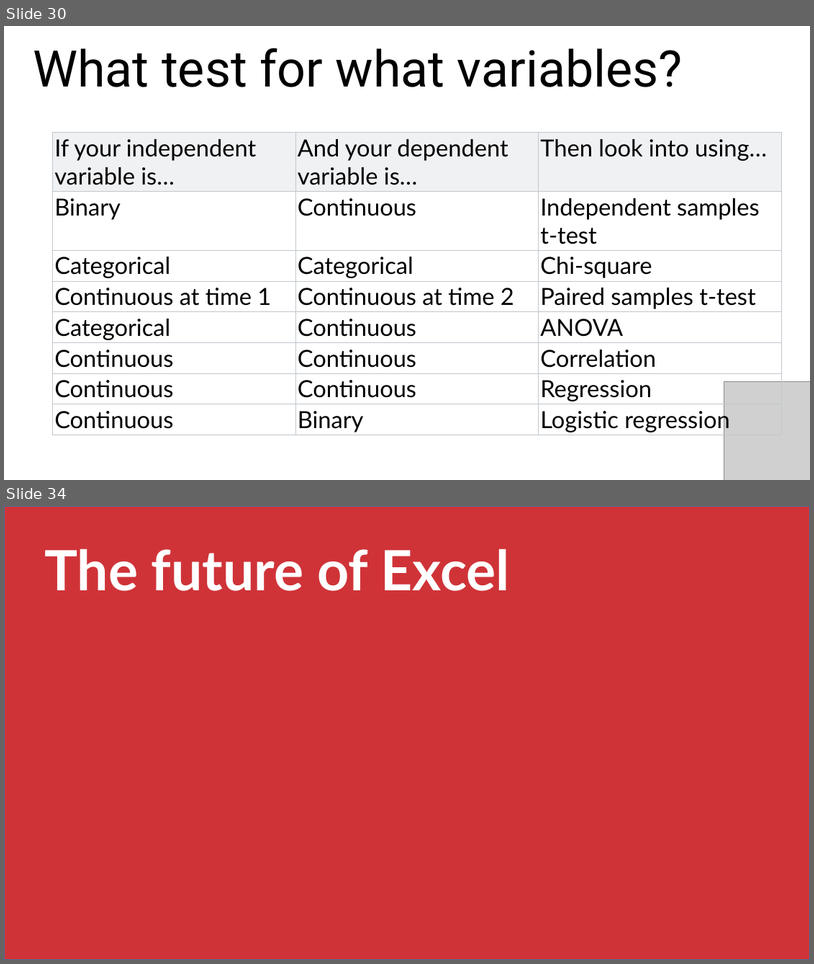
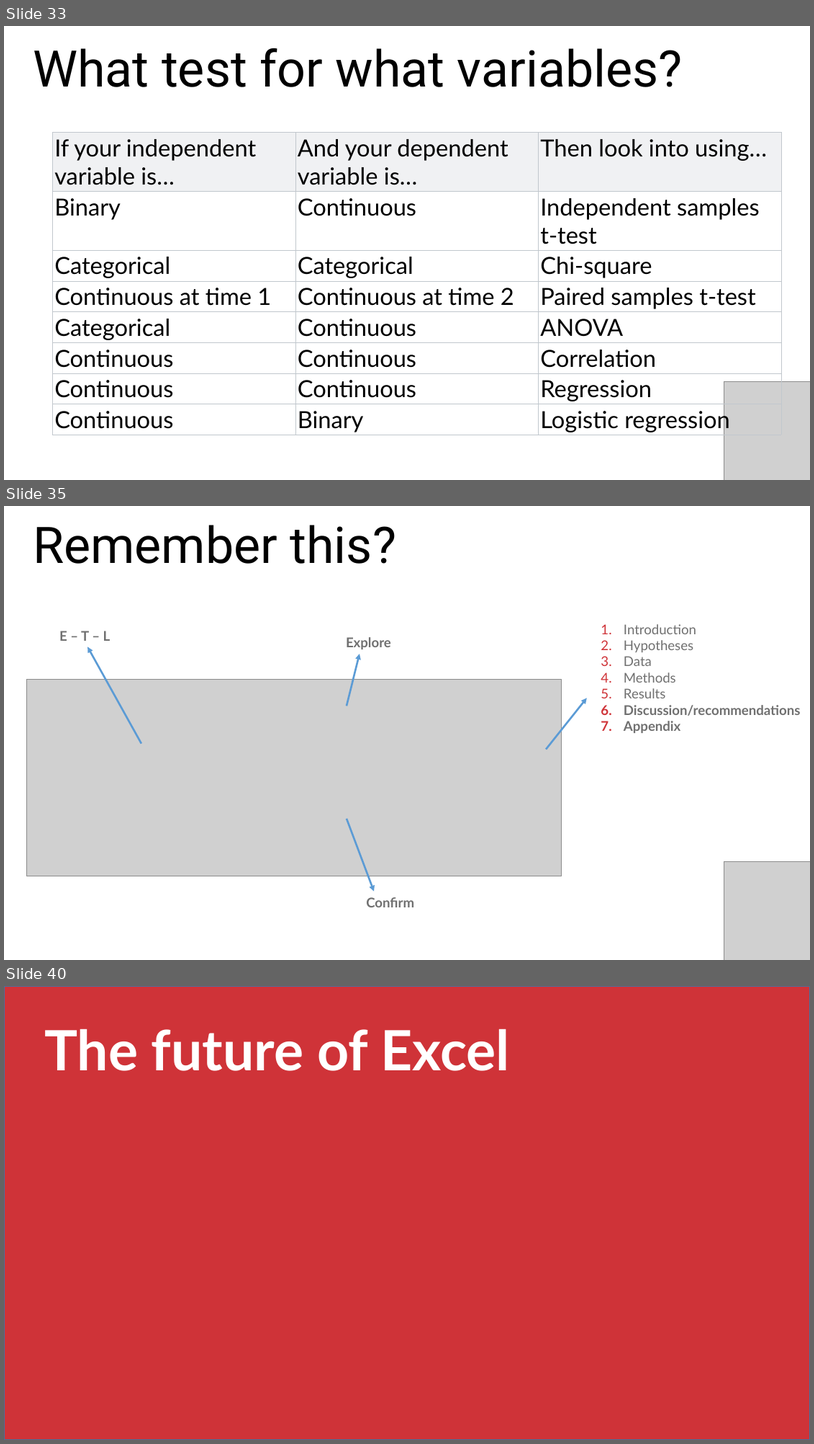
Before and after one commit to stringfestdata/aina-foundations-of-analytics, a slide deck: aina-foundations-of-analytics.pptx. Shown one above the other, each under a label of ours: slides 30 and 34 before the commit, slides 33, 35 and 40 after it; the slides between them are not shown. The pictures are 814x964 and 814x1444 pixels, drawn with LibreOffice and Linux fonts; fonts in the diff are those of the drawing; grey boxes stand for pictures. Boxes give left, top, right and bottom in pixels: in the first picture for what was removed or moved away, otherwise in the second. Text is boxed around its words. In the diff, an @@ line names an element or a change of style, - is before the commit and + after.

```diff
--- a/aina-foundations-of-analytics.pptx
+++ b/aina-foundations-of-analytics.pptx
@@ slide 35 added at box(4, 506, 810, 960), background #FFFFFF @@
@@ text added at box(33, 525, 397, 564), 60 pt, text #000000 @@
+Remember this?
@@ text added at box(59, 631, 111, 641), 16 pt, text #707070, bold @@
+E – T – L
@@ text added at box(624, 624, 801, 733), 16 pt, text #707070 @@
+1. Introduction
+2. Hypotheses
+3. Data
+4. Methods
+5. Results
+6. Discussion/recommendations
+7. Appendix
@@ arrow added from (142, 743) to (88, 647), #5B9BD5 2.25 pt @@
@@ text added at box(346, 637, 391, 649), 16 pt, text #707070, bold @@
+Explore
@@ arrow added from (347, 705) to (360, 654), #5B9BD5 2.25 pt @@
@@ picture added at box(27, 680, 561, 876) @@
@@ arrow added from (547, 749) to (587, 698), #5B9BD5 2.25 pt @@
@@ arrow added from (347, 818) to (374, 891), #5B9BD5 2.25 pt @@
@@ picture added at box(725, 861, 810, 960) @@
@@ text added at box(366, 897, 414, 907), 16 pt, text #707070, bold @@
+Confirm
@@ what was slide 30 is now slide 33 @@
@@ what was slide 34 is now slide 40 @@
```
Also in this commit, not shown: 4 slides changed, 6 other slides added, 2 slides removed, 6 other files.
